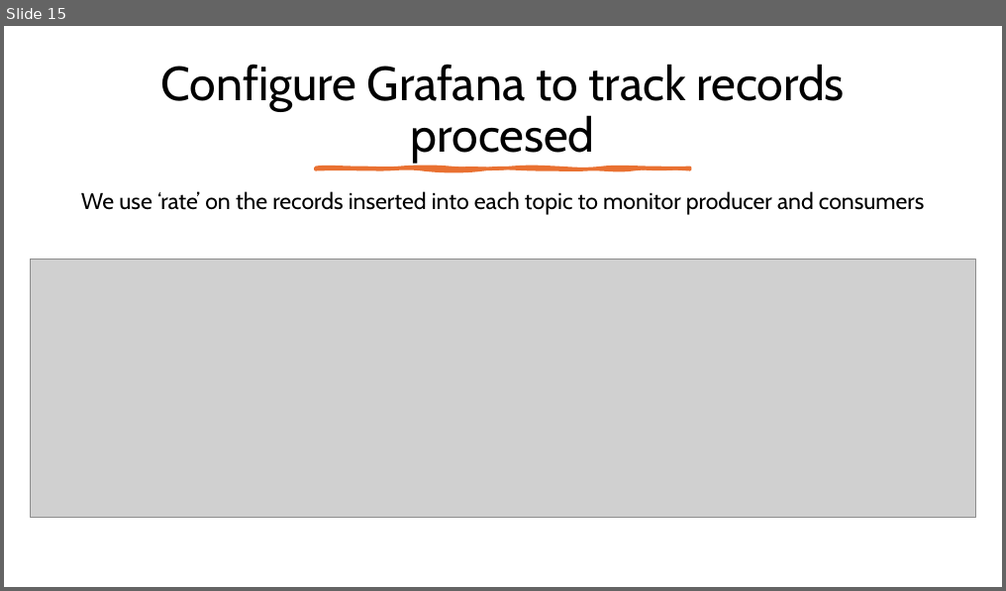
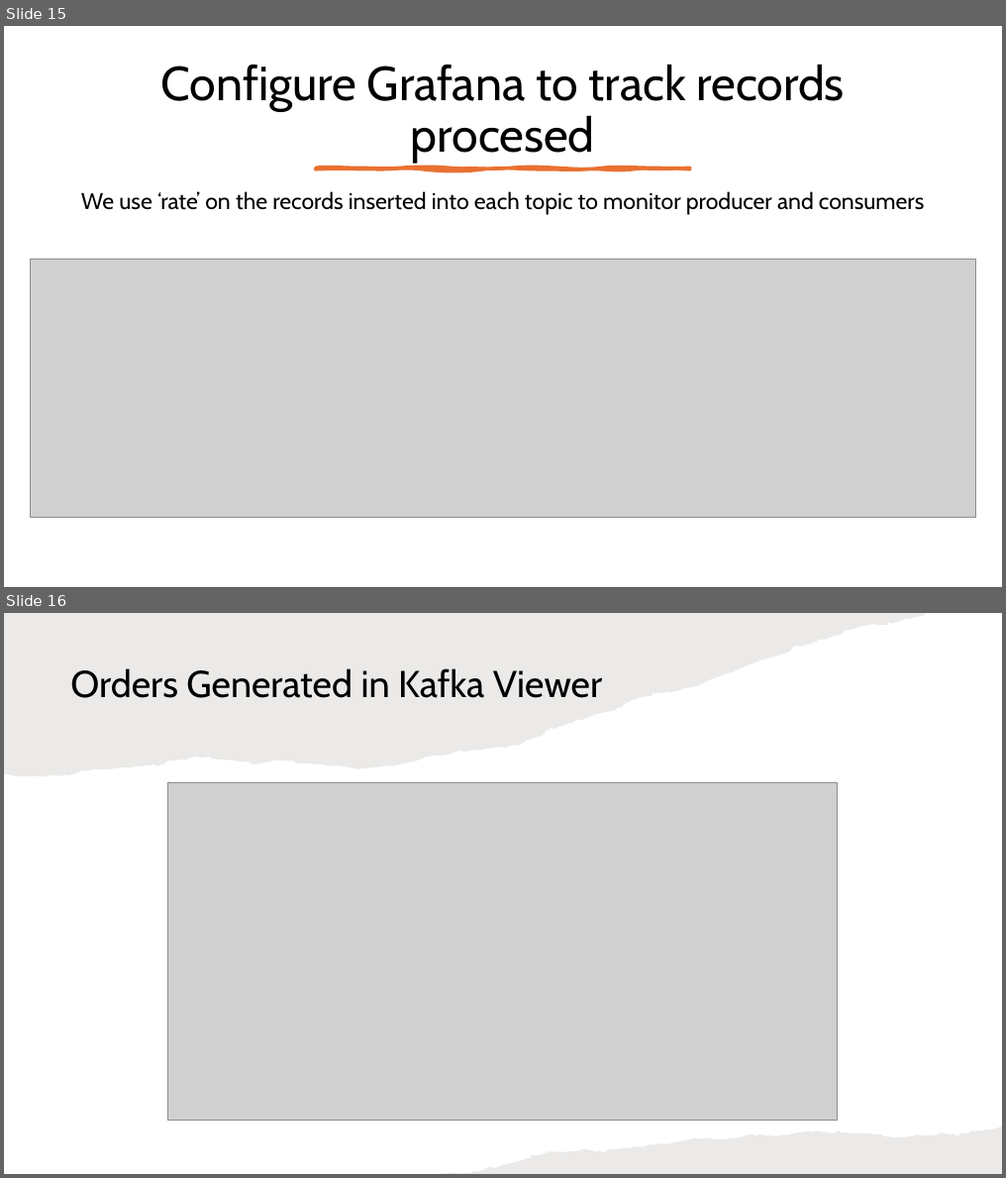
Before and after one commit to jimzucker/aiven-trade-processing-demo, a slide deck: Trade-Processing-Demo.pptx. Shown one above the other, each under a label of ours: slide 15 before the commit, slides 15 and 16 after it. The pictures are 1006x591 and 1006x1178 pixels, drawn with LibreOffice and Linux fonts; fonts in the diff are those of the drawing; grey boxes stand for pictures. Boxes give left, top, right and bottom in pixels: in the first picture for what was removed or moved away, otherwise in the second. Text is boxed around its words. In the diff, an @@ line names an element or a change of style, - is before the commit and + after.

```diff
--- a/Trade-Processing-Demo.pptx
+++ b/Trade-Processing-Demo.pptx
@@ slide 16 added at bbox=[4, 613, 1002, 1174], background #FFFFFF @@
@@ freeform shape added at bbox=[4, 613, 927, 777], fill #82766A at 15% opacity @@
@@ title added at bbox=[70, 668, 602, 698], 36 pt, text #000000 @@
+Orders Generated in Kafka Viewer
@@ picture added at bbox=[168, 783, 838, 1121] @@
@@ freeform shape added at bbox=[439, 1128, 1002, 1174], fill #82766A at 15% opacity @@
```
Also in this commit, not shown: 1 slide changed.
